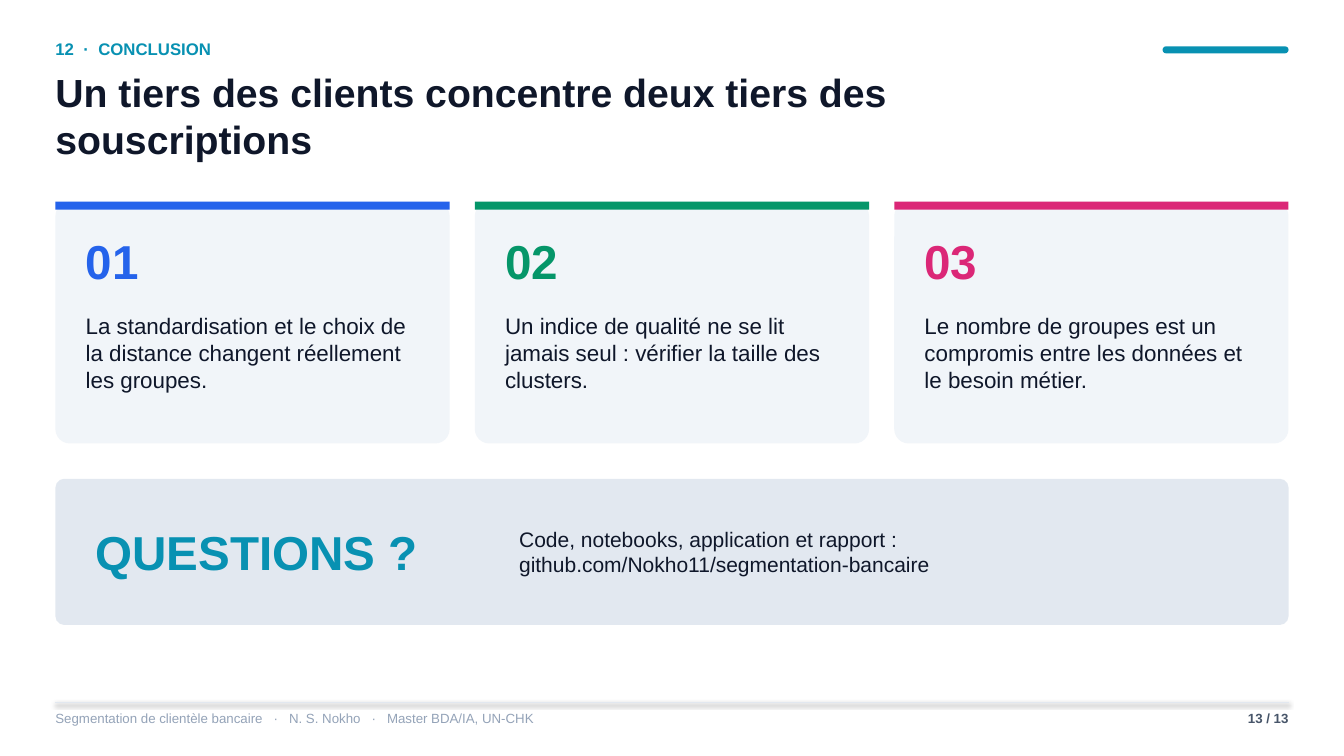
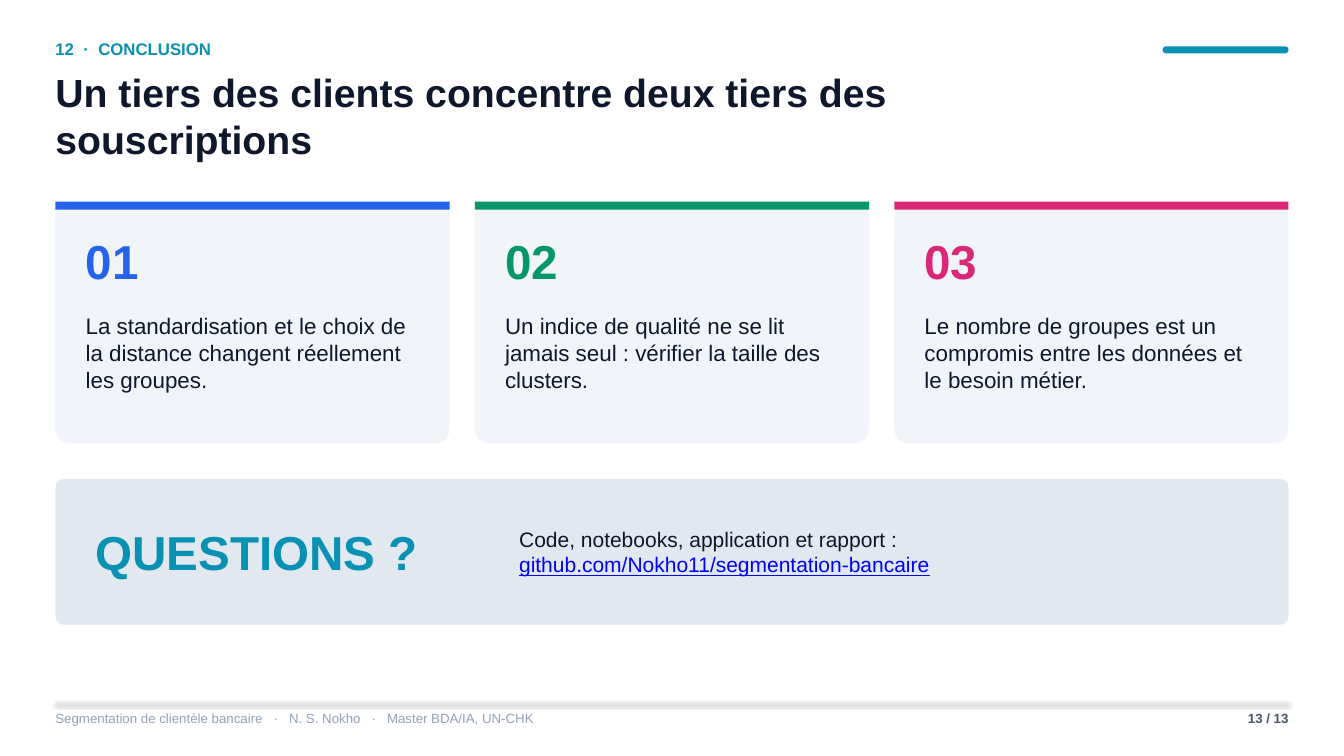
Before and after one commit to Nokho11/segmentation-bancaire, a slide deck: slide 13 of soutenance/soutenance_segmentation_bancaire.pptx. Drawn at 1344x756 pixels with LibreOffice and Linux fonts; fonts in the diff are those of the drawing. Boxes give left, top, right and bottom in pixels: in the first picture for what was removed or moved away, otherwise in the second. Text is boxed around its words. In the diff, an @@ line names an element or a change of style, - is before the commit and + after.

```diff
--- a/soutenance/soutenance_segmentation_bancaire.pptx
+++ b/soutenance/soutenance_segmentation_bancaire.pptx
@@ text at bbox=[519, 556, 929, 577]: text colour #0F172A to #0000FF, underline on in "github.com/Nokho11/segmentation-bancaire" @@
```
Also in this commit, not shown: 1 other slide changed, 2 other files.
